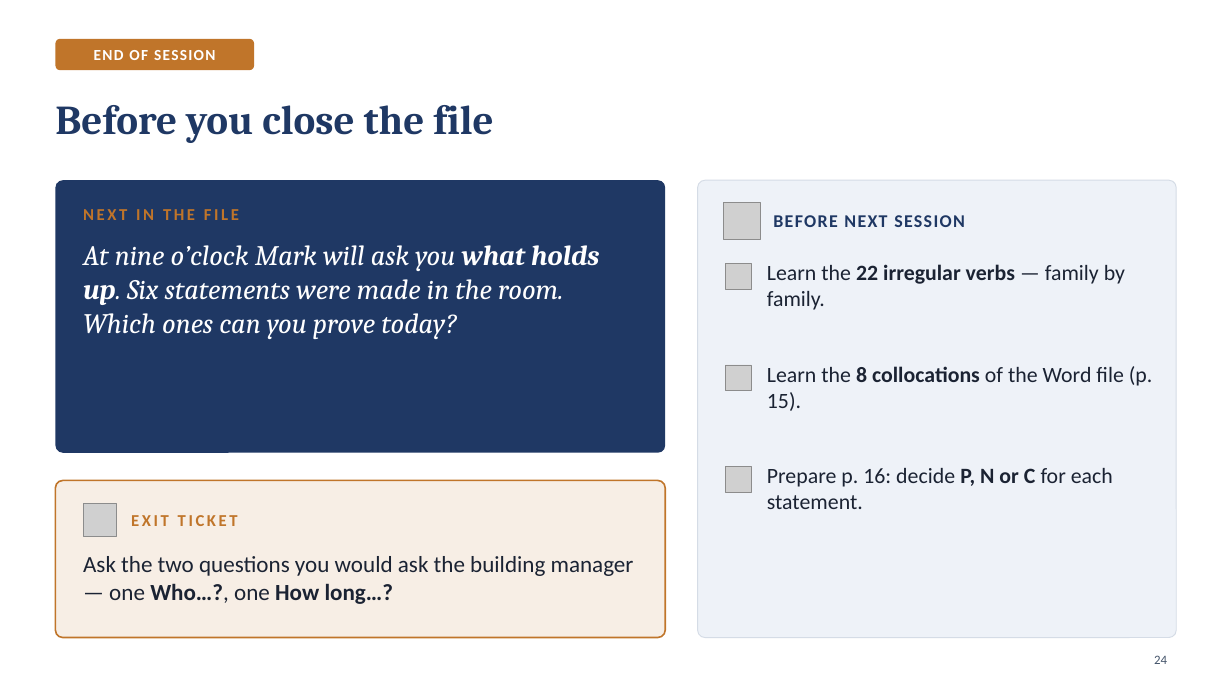
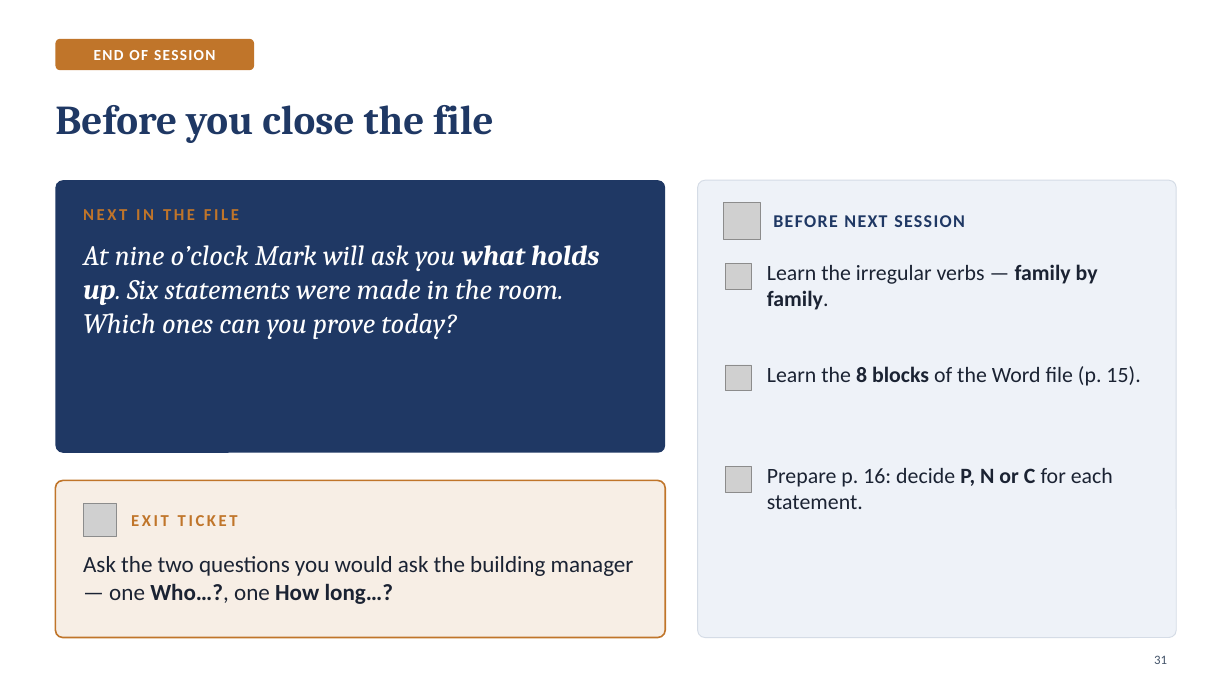
Before and after one commit to ajouniaux/talenleren, a slide deck: slide 31 of powerpoints/Seance_07_Scene3_Verbs_and_collocations.pptx (slide 24 before the commit). Drawn at 1232x693 pixels with LibreOffice and Linux fonts; fonts in the diff are those of the drawing; grey boxes stand for pictures. Boxes give left, top, right and bottom in pixels: in the first picture for what was removed or moved away, otherwise in the second. Text is boxed around its words. In the diff, an @@ line names an element or a change of style, - is before the commit and + after.

```diff
--- a/powerpoints/Seance_07_Scene3_Verbs_and_collocations.pptx
+++ b/powerpoints/Seance_07_Scene3_Verbs_and_collocations.pptx
@@ text at [767,264,1098,310]: text changed @@
-Learn the 22 irregular verbs — family by family.
+Learn the irregular verbs — family by family.
@@ text at [767,366,1140,386]: text changed @@
-Learn the 8 collocations of the Word file (p. 15).
+Learn the 8 blocks of the Word file (p. 15).
@@ page number at [1154,655,1167,664]: text changed @@
-24
+31
```
Also in this commit, not shown: 6 other slides changed, 12 slides added, 5 slides removed, 9 other files.
